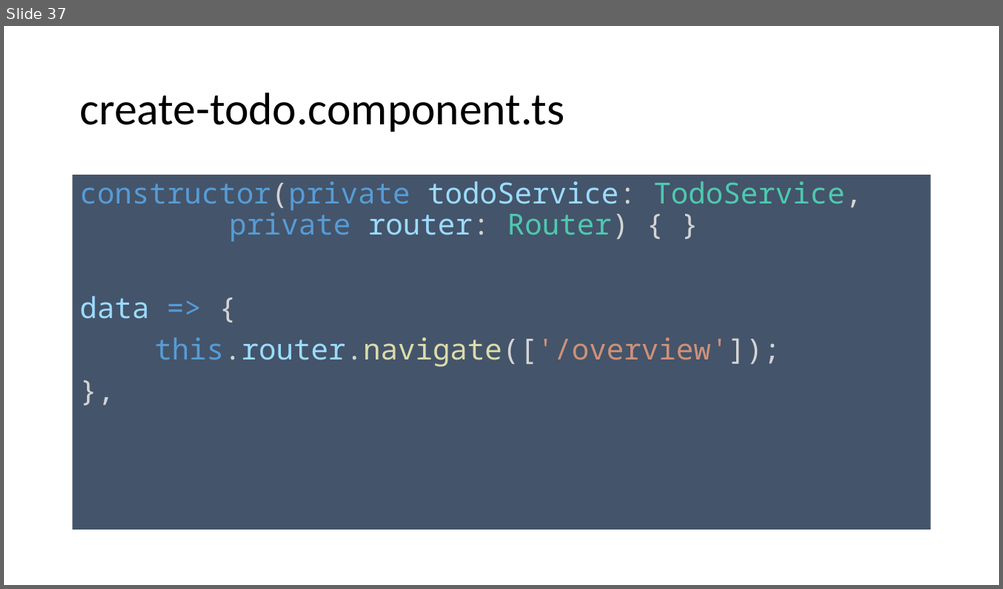
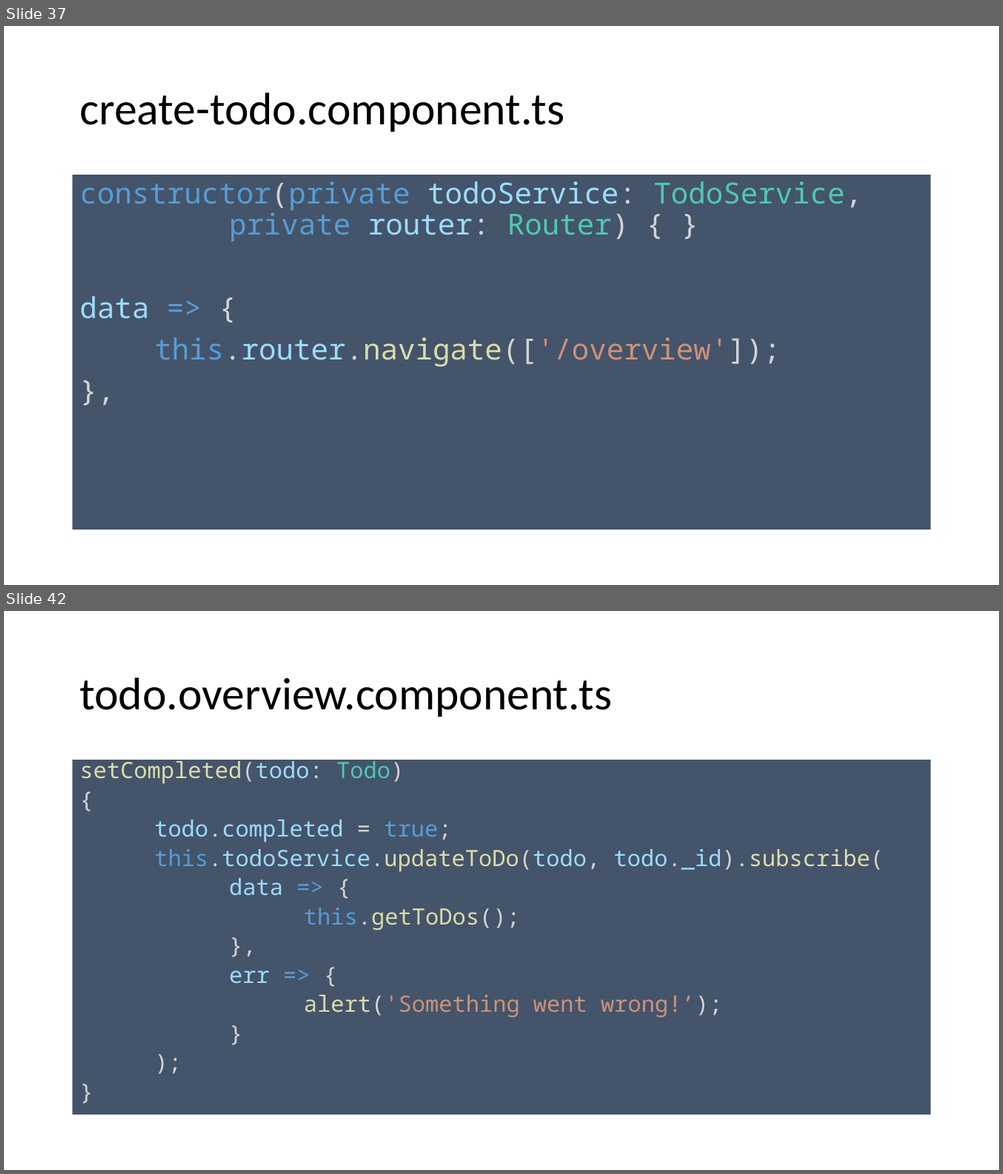
Before and after one commit to spirit-coding/todo-app-aj33349, a slide deck: Angular2.pptx. Shown one above the other, each under a label of ours: slide 37 before the commit, slides 37 and 42 after it; the slides between them are not shown. The pictures are 1003x589 and 1003x1174 pixels, drawn with LibreOffice and Linux fonts; fonts in the diff are those of the drawing. Boxes give left, top, right and bottom in pixels: in the first picture for what was removed or moved away, otherwise in the second. Text is boxed around its words. In the diff, an @@ line names an element or a change of style, - is before the commit and + after.

```diff
--- a/Angular2.pptx
+++ b/Angular2.pptx
@@ slide 42 added at [4,611,999,1170], background #FFFFFF @@
@@ title added at [79,678,612,717], 44 pt, text #000000 @@
+todo.overview.component.ts
@@ text added at [73,760,930,1116], fill #44546A, 21.7 pt, text #9CDCFE @@
+setCompleted(todo: Todo)
+{
+todo.completed = true;
+this.todoService.updateToDo(todo, todo._id).subscribe(
+data => {
+this.getToDos();
+},
+err => {
+alert('Something went wrong!’);
+}
+);
+}
```
Also in this commit, not shown: 2 slides changed, 6 other slides added, 1 slide removed.
